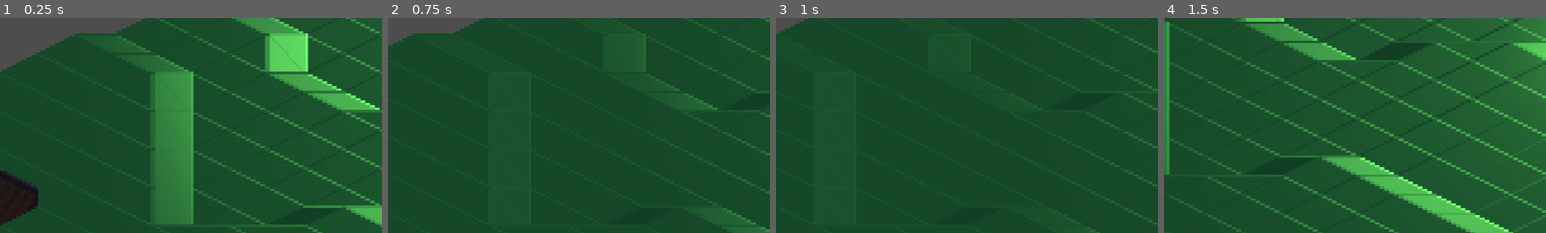
Above: before the commit, frames 1-4 (left to right).
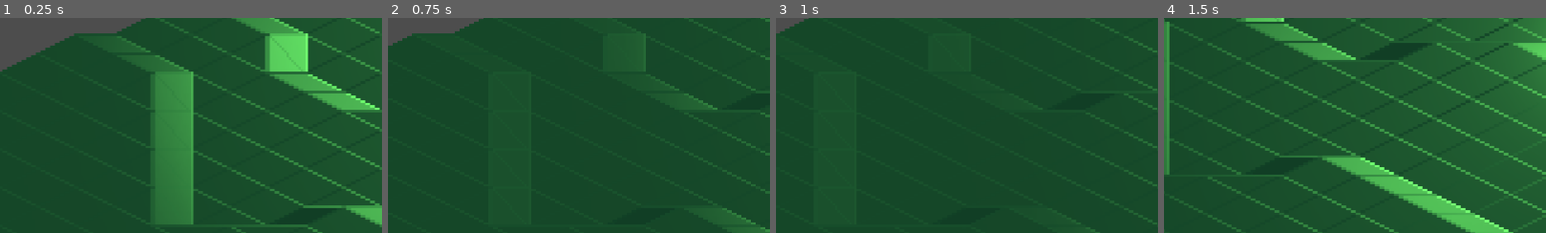
Above: after the commit, the same moments.

Repository: guilhermefragiacomo/Rogue-RTS-Game
Game: Godot game, scene res://scenes/main.tscn
Same seed, same stepped clock (60 frames per second), same inputs: the game is played once before the commit and once after it.
Inputs (mouse positions are % of the whole screen's width and height, from its top left):
- Up to frame 1 (0.25 s): no input
- Up to frame 2 (0.75 s): tap Enter at 0.5 s; move the mouse to (72, 45) at 0.52 s; press the mouse at (72, 45) at 0.53 s; hold Right (ui_right) from 0.53 s (still down)
- Up to frame 3 (1 s): keep holding Right (ui_right); tap F (place_building) at 0.8 s
- Up to frame 4 (1.5 s): move the mouse to (30, 55) at 1.27 s; release Right (ui_right) at 1.28 s; release the mouse at (30, 55) at 1.28 s; hold Down (ui_down) from 1.28 s (still down); tap F (place_building) at 1.35 s
The pictures show only the part of the screen within x 0-50%, y 50-100%; the shares and areas given below are measured in that part.

The runs differ from the first frame. In frame 1, 1.8% of the frame differs, in the area x 0-10%, y 71-97%; in frame 2, nothing differs; in frame 3, nothing differs; in frame 4, nothing differs.

Commit message:
building selection and better simple_house tileset

Diff:
--- a/data/tile_set.tres
+++ b/data/tile_set.tres
@@ -1,66 +1,38 @@
-[gd_resource type="TileSet" load_steps=15 format=3 uid="uid://ba4gv6trkrdq4"]
-
-[ext_resource type="Texture2D" uid="uid://dy3bahyqo34dr" path="res://sprites/iso_tileset_house.png" id="1_8m1po"]
-[ext_resource type="Texture2D" uid="uid://bnlj527qewm35" path="res://sprites/iso_house_normal.png" id="2_x7r25"]
+[gd_resource type="TileSet" load_steps=12 format=3 uid="uid://ba4gv6trkrdq4"]
+
+[ext_resource type="Texture2D" uid="uid://c1afd22d6k7ar" path="res://sprites/iso_tileset_new_house.png" id="1_4kq11"]
+[ext_resource type="Texture2D" uid="uid://wqlbi8b5vluj" path="res://sprites/iso_tileset_new_house_normal.png" id="2_8m1po"]
 [ext_resource type="Texture2D" uid="uid://b7jx38dnmgr1" path="res://sprites/iso_tileset_2.png" id="4_nh8gf"]
 [ext_resource type="Texture2D" uid="uid://d4i07qdseh4dg" path="res://sprites/iso_new_tileset_normal_map.png" id="5_vrm67"]
 [ext_resource type="Texture2D" uid="uid://eeqbo7ch6f7m" path="res://sprites/iso_tile_set_no_shadow.png" id="6_x7r25"]
 
-[sub_resource type="OccluderPolygon2D" id="OccluderPolygon2D_rysoc"]
-polygon = PackedVector2Array(-14.2088, 8.09364, -11.8707, 9.89223, -10.7915, 8.2735, -0.359718, 14.3887, 16.0074, 6.1152, 0.359716, -1.43887)
-
-[sub_resource type="OccluderPolygon2D" id="OccluderPolygon2D_ssvqc"]
-polygon = PackedVector2Array(-16.0074, 5.57562, -3.77703, 12.5901, -1.79859, 16.0074, 1.79859, 15.8276, 3.41732, 12.5901, 6.29506, 11.1512, 16.7269, 5.75548, -0.179859, -1.07915)
-
-[sub_resource type="OccluderPolygon2D" id="OccluderPolygon2D_264po"]
-polygon = PackedVector2Array(0, 14.029, 10.2519, 8.81308, 12.2304, 9.71237, 13.8491, 8.09364, -0.359718, -1.25901, -15.8276, 5.75548)
-
 [sub_resource type="CanvasTexture" id="CanvasTexture_1kice"]
-diffuse_texture = ExtResource("1_8m1po")
-normal_texture = ExtResource("2_x7r25")
+diffuse_texture = ExtResource("1_4kq11")
+normal_texture = ExtResource("2_8m1po")
 
 [sub_resource type="TileSetAtlasSource" id="TileSetAtlasSource_p57ef"]
 texture = SubResource("CanvasTexture_1kice")
-texture_region_size = Vector2i(32, 24)
-0:0/0 = 0
-0:0/0/texture_origin = Vector2i(0, -4)
+texture_region_size = Vector2i(32, 25)
+1:2/0 = 0
+1:2/0/texture_origin = Vector2i(0, -4)
+0:3/0 = 0
+0:3/0/texture_origin = Vector2i(0, -4)
+1:3/0 = 0
+1:3/0/texture_origin = Vector2i(0, -4)
+2:3/0 = 0
+2:3/0/texture_origin = Vector2i(0, -4)
 1:0/0 = 0
 1:0/0/texture_origin = Vector2i(0, -4)
 0:1/0 = 0
 0:1/0/texture_origin = Vector2i(0, -4)
 1:1/0 = 0
 1:1/0/texture_origin = Vector2i(0, -4)
+2:1/0 = 0
+2:1/0/texture_origin = Vector2i(0, -4)
 0:2/0 = 0
 0:2/0/texture_origin = Vector2i(0, -4)
-1:2/0 = 0
-1:2/0/texture_origin = Vector2i(0, -4)
-2:0/0 = 0
-2:0/0/texture_origin = Vector2i(0, -4)
-2:1/0 = 0
-2:1/0/texture_origin = Vector2i(0, -4)
 2:2/0 = 0
 2:2/0/texture_origin = Vector2i(0, -4)
-0:3/0 = 0
-0:3/0/texture_origin = Vector2i(0, -4)
-1:3/0 = 0
-1:3/0/texture_origin = Vector2i(0, -4)
-2:3/0 = 0
-2:3/0/texture_origin = Vector2i(0, -4)
-0:4/0 = 0
-0:4/0/texture_origin = Vector2i(0, -4)
-1:4/0 = 0
-1:4/0/texture_origin = Vector2i(0, -4)
-2:4/0 = 0
-2:4/0/texture_origin = Vector2i(0, -4)
-0:5/0 = 0
-0:5/0/texture_origin = Vector2i(0, -4)
-0:5/0/occlusion_layer_0/polygon_0/polygon = SubResource("OccluderPolygon2D_rysoc")
-1:5/0 = 0
-1:5/0/texture_origin = Vector2i(0, -4)
-1:5/0/occlusion_layer_0/polygon_0/polygon = SubResource("OccluderPolygon2D_ssvqc")
-2:5/0 = 0
-2:5/0/texture_origin = Vector2i(0, -4)
-2:5/0/occlusion_layer_0/polygon_0/polygon = SubResource("OccluderPolygon2D_264po")
 
 [sub_resource type="CanvasTexture" id="CanvasTexture_5newe"]
 diffuse_texture = ExtResource("4_nh8gf")
--- a/model/Building.gd
+++ b/model/Building.gd
@@ -31,15 +31,28 @@
 	set_x_tile(x_tile)
 	set_y_tile(y_tile)
 
-static func select_building(ground: Ground, buildings : Array[Building], tile_pos: Vector2i, global_mouse_pos: Vector2i) -> Building:
+static func select_building(ground: Ground, buildings: Array[Building], tile_pos: Vector2i, global_mouse_pos: Vector2i) -> Building:
 	var tile_map_layer_index = ground.find_tile_map_layer_index(global_mouse_pos)
 	var tile_map_layer = ground.tile_map_layers[tile_map_layer_index]
 
 	var atlas_id = tile_map_layer.get_cell_atlas_coords(tile_pos)
 	var source_id = tile_map_layer.get_cell_source_id(tile_pos)
+	var tile_map_layer_index_new = tile_map_layer_index + atlas_id.y
+	var new_x_y = Vector2i()
 
-	print(str(tile_map_layer_index) + " : " + str(atlas_id) + " / " + str(tile_pos) + " / " + str(source_id))
-	return
+	for b in buildings:
+		if (b.source_id == source_id):
+			if (b.tile_map_layer_index == tile_map_layer_index_new):
+				if (atlas_id.x >= b.x_horizontal):
+					new_x_y.x = tile_pos.x - b.x_horizontal + 1 - atlas_id.y
+					new_x_y.y = tile_pos.y - atlas_id.y + (atlas_id.x - b.y_horizontal)
+				else:
+					new_x_y.x = tile_pos.x - atlas_id.x - atlas_id.y
+					new_x_y.y = tile_pos.y - atlas_id.y
+				if (b.x_tile == new_x_y.x):
+					if (b.y_tile == new_x_y.y):
+						return b
+	return null
 
 func _to_string() -> String:
 	return str(building_name) + ": tile_map_layer_index=" + str(tile_map_layer_index) + "; x_tile=" + str(x_tile) + "; y_tile=" + str(y_tile)
@@ -102,13 +115,20 @@
 		var x_index = tile_pos.x - 1
 		var y_index = tile_pos.y
 
-		var new_building = SimpleHouse.new()
-		new_building.set_position(tile_map_layer_index, tile_pos.x + 1, tile_pos.y + 1);
+		var new_building: Building;
 
 		for y_atlas_place in range(height-1, -1, -1):
 			var y_atlas_place_temp = 0
 			for x_atlas_place in range(0, x_horizontal):
 				ground.tile_map_layers[tile_map_layer_index + 1].set_cell(Vector2i(x_index, y_index), tile_set_source, Vector2i(x_atlas_place, y_atlas_place))
+
+				if (y_atlas_place == 0):
+					if (x_atlas_place == 0):
+						new_building = SimpleHouse.new()
+						new_building.set_position(tile_map_layer_index + 1, x_index, y_index);
+
+						print(new_building)
+
 				x_index += 1
 				y_atlas_place_temp = x_atlas_place
 
--- a/model/SimpleHouse.gd
+++ b/model/SimpleHouse.gd
@@ -1,4 +1,4 @@
 class_name SimpleHouse extends Building
 
 func _init():
-	super(1,2,1,6, "SimpleHouse")
+	super(1,2,1,4, "SimpleHouse")
--- a/scenes/game.tscn
+++ b/scenes/game.tscn
@@ -1,4 +1,4 @@
-[gd_scene load_steps=10 format=4 uid="uid://ypycq7vd40qb"]
+[gd_scene load_steps=10 format=3 uid="uid://ypycq7vd40qb"]
 
 [ext_resource type="Script" uid="uid://w1y03b4f4ktl" path="res://scripts/Main.gd" id="1_4dvvg"]
 [ext_resource type="TileSet" uid="uid://ba4gv6trkrdq4" path="res://data/tile_set.tres" id="2_rnjyy"]
@@ -166,7 +166,6 @@
 z_as_relative = false
 y_sort_enabled = true
 position = Vector2(0, 153)
-tile_map_data = PackedByteArray("AADx/wEAAQAAAAUAAAD1/wIAAQABAAUAAADx/wMAAQAAAAAAAADy/wMAAQABAAAAAADv/wIAAQABAAMAAAD1/wQAAQABAAAAAAD1/wAAAQABAAAAAAD0/wAAAQAAAAAAAADv/wMAAQABAAUAAAD2/wIAAQABAAMAAAA=")
 tile_set = ExtResource("2_rnjyy")
 
 [node name="SprHouse" type="Sprite2D" parent="Container"]
--- a/scenes/main.tscn
+++ b/scenes/main.tscn
@@ -23,3 +23,4 @@
 render_target_update_mode = 4
 
 [node name="Game" parent="CanvasLayer/SubViewportContainer/SubViewport" instance=ExtResource("2_0wfyh")]
+zoom = 4
--- a/scripts/Main.gd
+++ b/scripts/Main.gd
@@ -10,6 +10,7 @@
 var ground: Ground
 var building: Building = SimpleHouse.new()
 var buildings: Array[Building] = []
+var selected_building: Building = null
 
 func _ready():
 	ground = Ground.new(container, [3, 5])
@@ -23,8 +24,9 @@
 	if event.is_action_pressed("zoom_out"):
 		resize_zoom(-1)
 	if event.is_action_pressed("left_click"):
-		var tile_pos = ground.get_mouse_tile_coords(ground.find_tile_map_layer_index_ground(get_global_mouse_position()), get_global_mouse_position())
-		var b = Building.select_building(ground, buildings,tile_pos, get_global_mouse_position())
+		var tile_pos = ground.get_mouse_tile_coords(ground.find_tile_map_layer_index(get_global_mouse_position()), get_global_mouse_position())
+		selected_building = Building.select_building(ground, buildings, tile_pos, get_global_mouse_position())
+
 	if event.is_action_pressed("select_house_1"):
 		if (preview_building.visible):
 			preview_building.visible = false
Binary file added: sprites/iso_tileset_new_house.png
Not shown, added: sprites/iso_tileset_new_house.png.import
Binary file added: sprites/iso_tileset_new_house_normal.png
Not shown, added: sprites/iso_tileset_new_house_normal.png.import
